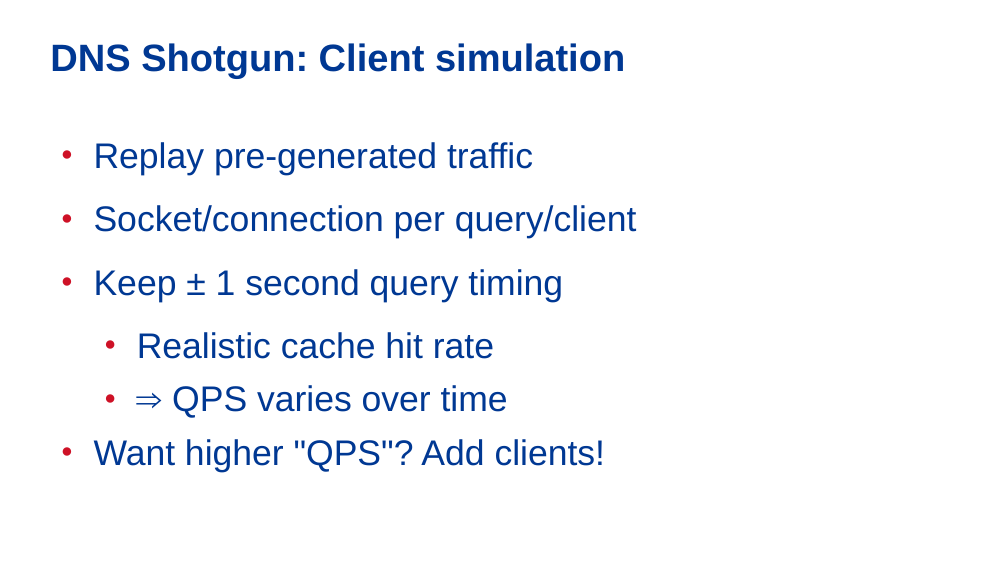
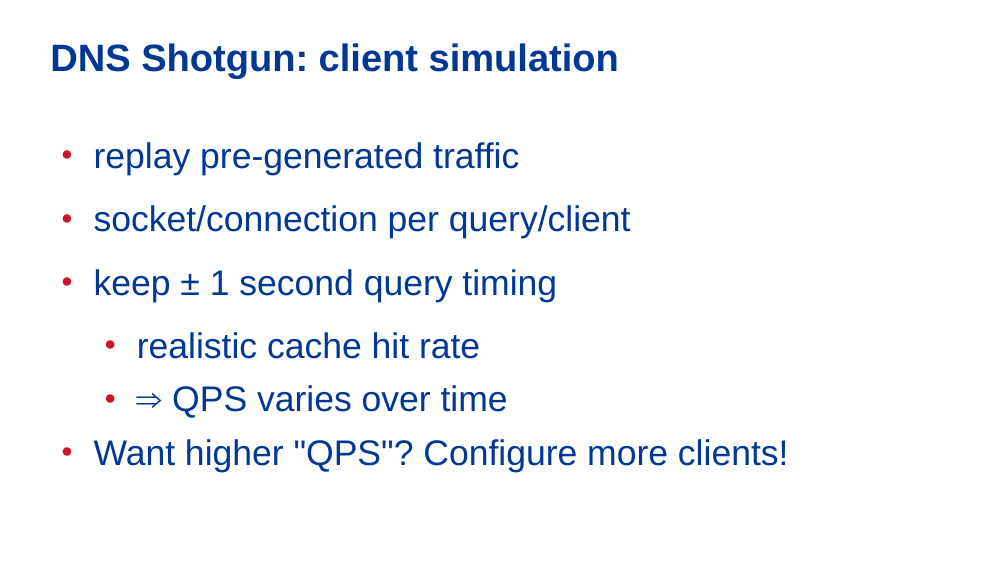
Before and after one commit to vcunat/nic-slides, a slide deck: slide 15 of 19-bench/benchmarking.odp (slide 16 before the commit). Drawn at 1008x567 pixels with LibreOffice and Linux fonts; fonts in the diff are those of the drawing; background and template pictures are left out. Boxes give left, top, right and bottom in pixels: in the first picture for what was removed or moved away, otherwise in the second. Text is boxed around its words. In the diff, an @@ line names an element or a change of style, - is before the commit and + after.

```diff
--- a/19-bench/benchmarking.odp
+++ b/19-bench/benchmarking.odp
@@ title at [50,43,619,79]: text changed @@
-DNS Shotgun: Client simulation
+DNS Shotgun: client simulation
@@ text at [94,142,631,359]: text changed @@
-● Replay pre-generated traffic
-● Socket/connection per query/client
-● Keep ± 1 second query timing
-  ● Realistic cache hit rate
+● replay pre-generated traffic
+● socket/connection per query/client
+● keep ± 1 second query timing
+  ● realistic cache hit rate
@@ text at [94,439,789,472]: text changed @@
-● Want higher "QPS"? Add clients!
+● Want higher "QPS"? Configure more clients!
```
Also in this commit, not shown: 17 other slides changed, 1 slide removed.
